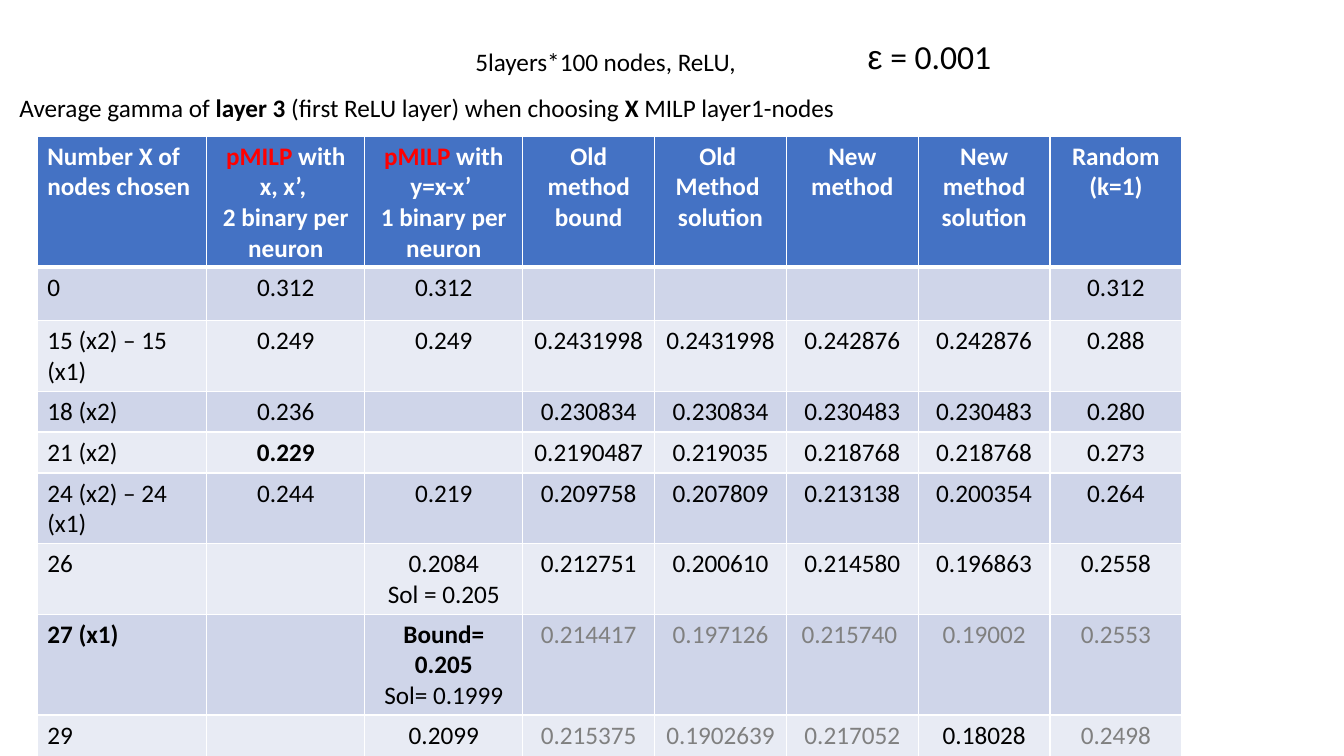
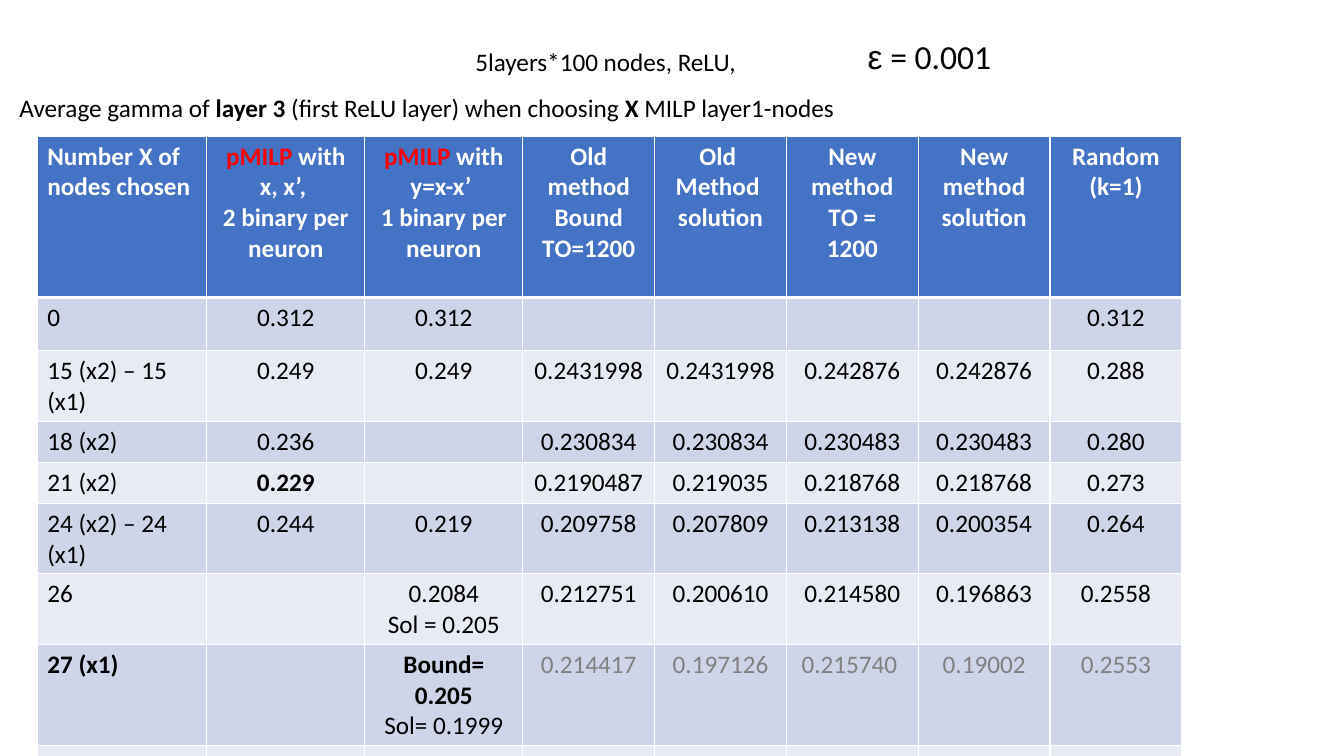
Before and after one commit to blaisegenest/vericompensate, a slide deck: slide 19 of lipschitz/Liptscitz.pptx. Drawn at 1344x756 pixels with LibreOffice and Linux fonts; fonts in the diff are those of the drawing. Boxes give left, top, right and bottom in pixels: in the first picture for what was removed or moved away, otherwise in the second. Text is boxed around its words. In the diff, an @@ line names an element or a change of style, - is before the commit and + after.

Commit message:
update table

```diff
--- a/lipschitz/Liptscitz.pptx
+++ b/lipschitz/Liptscitz.pptx
@@ table at (x1=37, y1=136, x2=1184, y2=756) @@
-row 1, column 4: Old method / bound
+row 1, column 4: Old method / Bound / TO=1200
-row 1, column 6: New method
+row 1, column 6: New method / TO = / 1200
```
